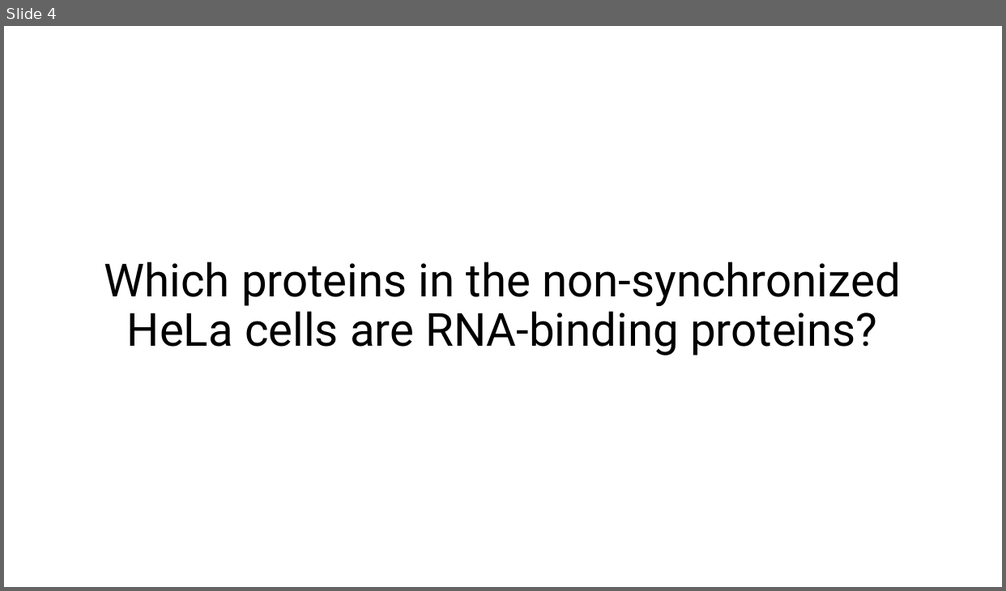
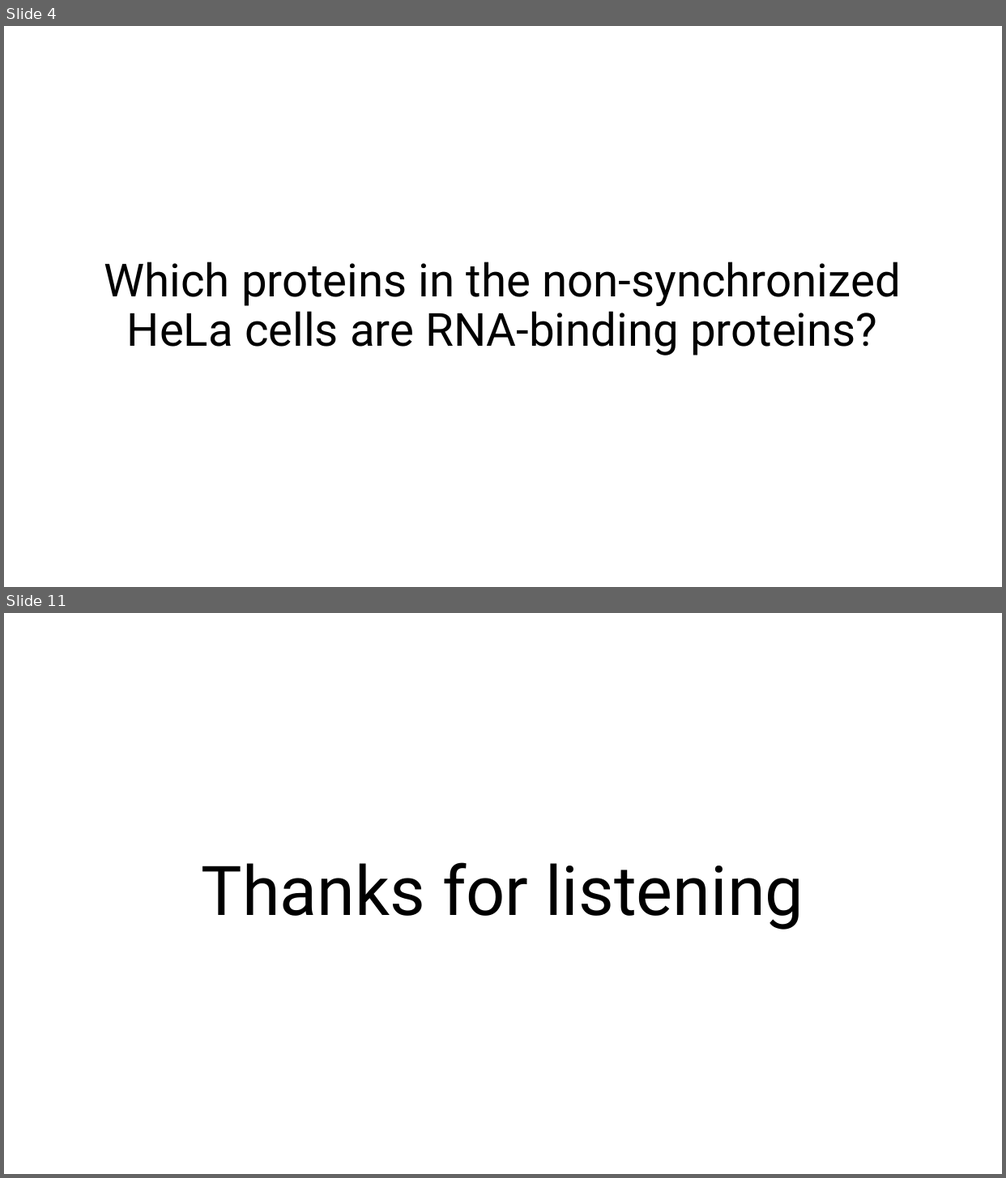
Before and after one commit to MichelaPozzi/2025-topic-03-group-01, a slide deck: Project Proposal Ben.pptx. Shown one above the other, each under a label of ours: slide 4 before the commit, slides 4 and 11 after it; the slides between them are not shown. The pictures are 1006x591 and 1006x1178 pixels, drawn with LibreOffice and Linux fonts; fonts in the diff are those of the drawing. Boxes give left, top, right and bottom in pixels: in the first picture for what was removed or moved away, otherwise in the second. Text is boxed around its words. In the diff, an @@ line names an element or a change of style, - is before the commit and + after.

```diff
--- a/Project Proposal Ben.pptx
+++ b/Project Proposal Ben.pptx
@@ slide 11 added at (x1=4, y1=613, x2=1002, y2=1174), background #FFFFFF @@
@@ title added at (x1=202, y1=862, x2=803, y2=930), 66 pt, text #000000 @@
+Thanks for listening
```
Also in this commit, not shown: 4 slides changed, 5 other slides added, 2 slides removed, 1 other file.
